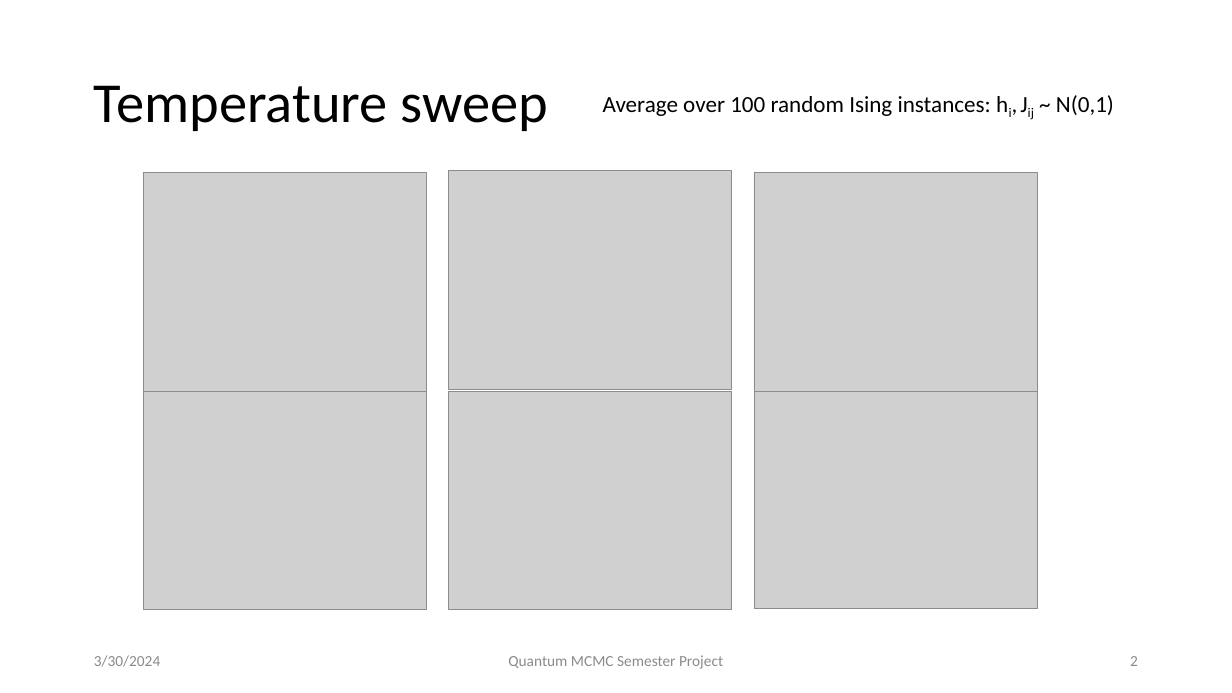
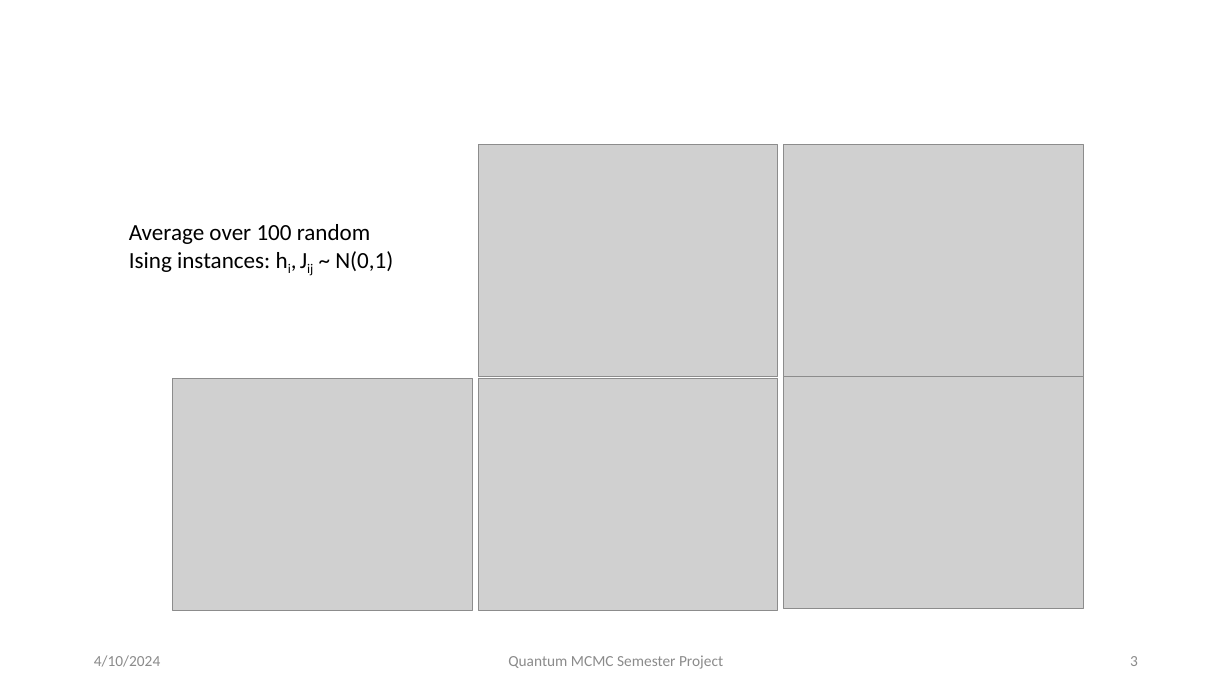
Before and after one commit to petr-ivashkov/quantum-mcmc, a slide deck: slide 3 of slides/progress_presentation_1.pptx (slide 2 before the commit). Drawn at 1232x693 pixels with LibreOffice and Linux fonts; fonts in the diff are those of the drawing; grey boxes stand for pictures. Boxes give left, top, right and bottom in pixels: in the first picture for what was removed or moved away, otherwise in the second. Text is boxed around its words. In the diff, an @@ line names an element or a change of style, - is before the commit and + after.

```diff
--- a/slides/progress_presentation_1.pptx
+++ b/slides/progress_presentation_1.pptx
@@ title removed at box(94, 85, 549, 131) @@
-Temperature sweep
@@ picture: place and size @@
-picture at box(143, 173, 426, 392)
+picture at box(478, 145, 778, 377)
@@ picture: place and size @@
-picture at box(754, 173, 1037, 392)
+picture at box(784, 145, 1084, 377)
@@ text "Average over 100 random Ising ..." rewrapped from box(603, 95, 1114, 116) to box(129, 224, 393, 272) @@
@@ picture: place and size @@
-picture at box(449, 171, 732, 390)
+picture at box(173, 378, 473, 610)
@@ picture: place and size @@
-picture at box(143, 391, 426, 610)
+picture at box(478, 378, 778, 610)
@@ picture: place and size @@
-picture at box(449, 391, 732, 610)
+picture at box(784, 377, 1084, 609)
@@ picture removed at box(754, 390, 1037, 609) @@
@@ text at box(94, 655, 160, 667): text changed @@
-3/30/2024
+4/10/2024
@@ page number at box(1130, 656, 1138, 666): text changed @@
-2
+3
```
Also in this commit, not shown: 13 other slides changed, 7 slides added, 5 other files.
